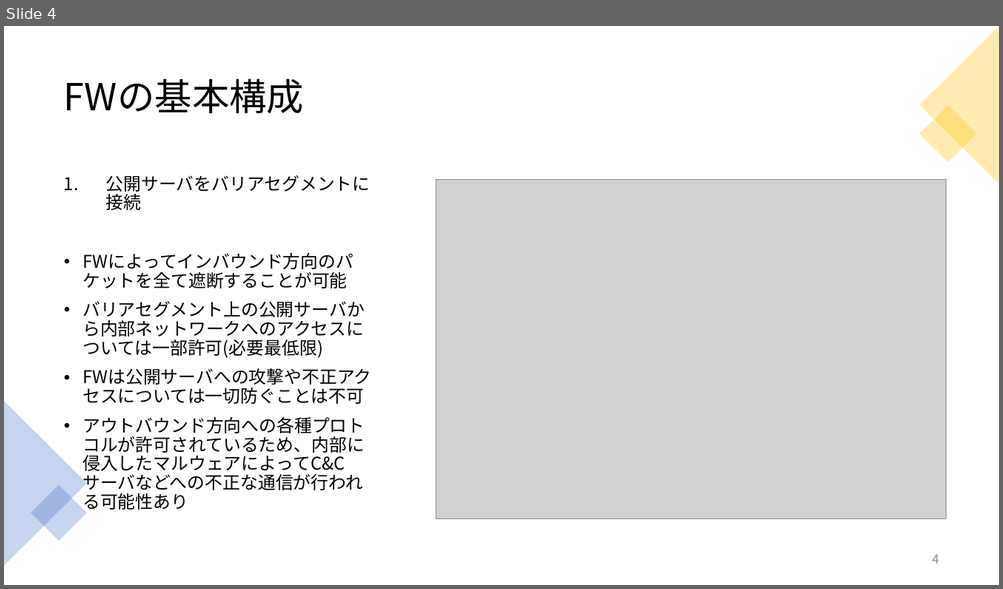
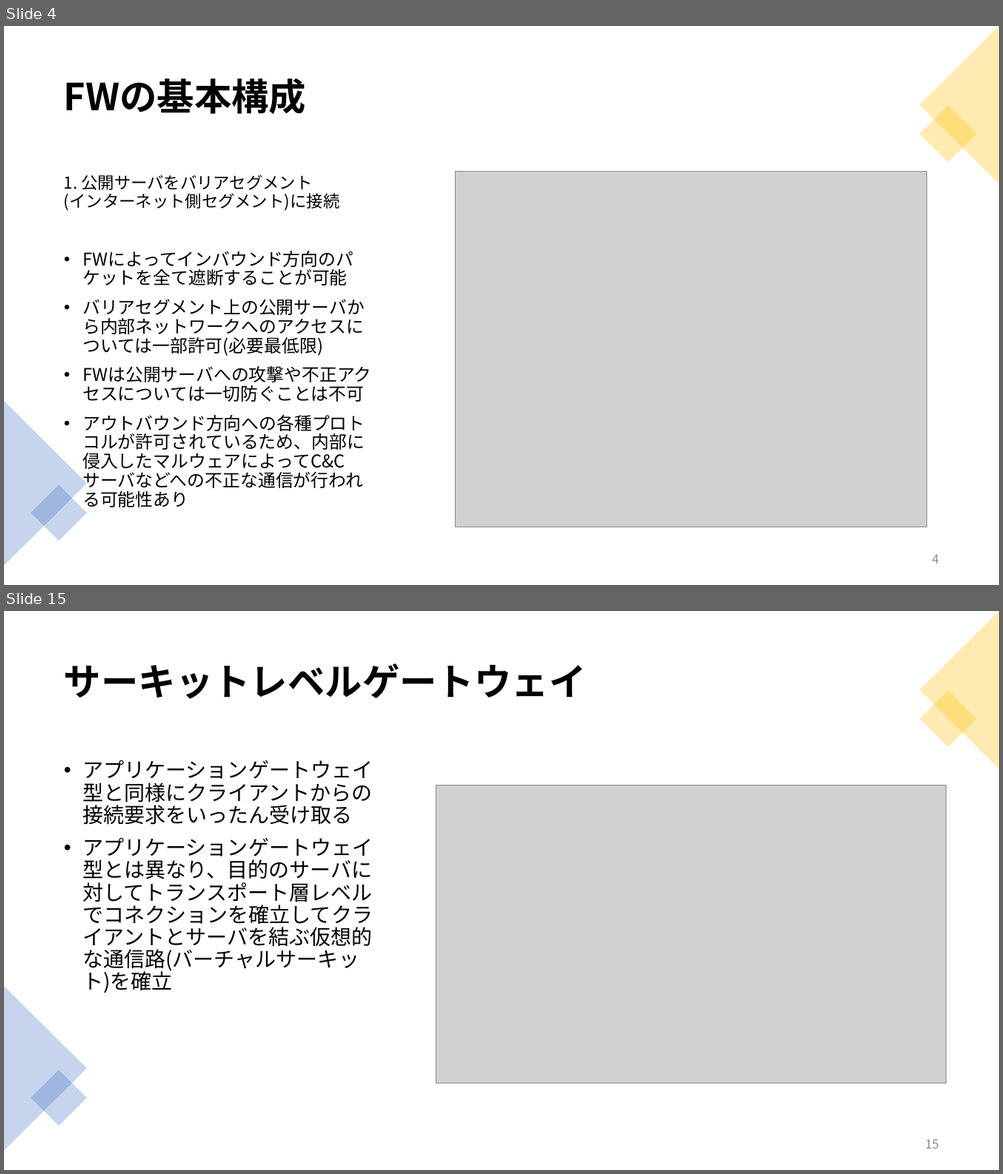
Before and after one commit to Reimei1213/LT, a slide deck: FireWall/LT_FireWall.pptx. Shown one above the other, each under a label of ours: slide 4 before the commit, slides 4 and 15 after it; the slides between them are not shown. The pictures are 1003x589 and 1003x1174 pixels, drawn with LibreOffice and Linux fonts; fonts in the diff are those of the drawing; grey boxes stand for pictures. Boxes give left, top, right and bottom in pixels: in the first picture for what was removed or moved away, otherwise in the second. Text is boxed around its words. In the diff, an @@ line names an element or a change of style, - is before the commit and + after.

```diff
--- a/FireWall/LT_FireWall.pptx
+++ b/FireWall/LT_FireWall.pptx
@@ slide 15 added at [4,611,999,1170], background #FFFFFF @@
@@ triangle added at [919,611,999,769], fill #FFC000 at 30% opacity @@
@@ title added at [64,664,586,699], 36 pt, text #000000, bold @@
+サーキットレベルゲートウェイ
@@ rectangle added at [919,691,976,748], fill #FFC000 at 30% opacity @@
@@ text added at [82,760,373,994], 20 pt, text #000000 @@
+• アプリケーションゲートウェイ型と同様にクライアントからの接続要求をいったん受け取る
+• アプリケーションゲートウェイ型とは異なり、目的のサーバに対してトランスポート層レベルでコネクションを確立してクライアントとサーバを結ぶ仮想的な通信路(バーチャルサーキット)を確立
@@ picture added at [436,785,946,1083] @@
@@ triangle added at [4,986,87,1151], fill #4472C4 at 30% opacity @@
@@ rectangle added at [31,1070,87,1126], fill #4472C4 at 30% opacity @@
@@ page number added at [925,1140,939,1149], 12 pt, text #8C8C8C @@
+15
@@ slide 4 changed as well @@
@@ title "FWの基本構成" at [64,79,306,114]: bold on @@
@@ text at [64,175,340,211]: text changed; size 17 to 16 pt @@
-1. 公開サーバをバリアセグメントに接続
+1. 公開サーバをバリアセグメント
+(インターネット側セグメント)に接続
@@ picture: place and size @@
-picture at [436,180,946,519]
+picture at [455,172,927,528]
```
Also in this commit, not shown: 6 other slides changed, 14 other slides added, 1 slide removed, 2 other files.
